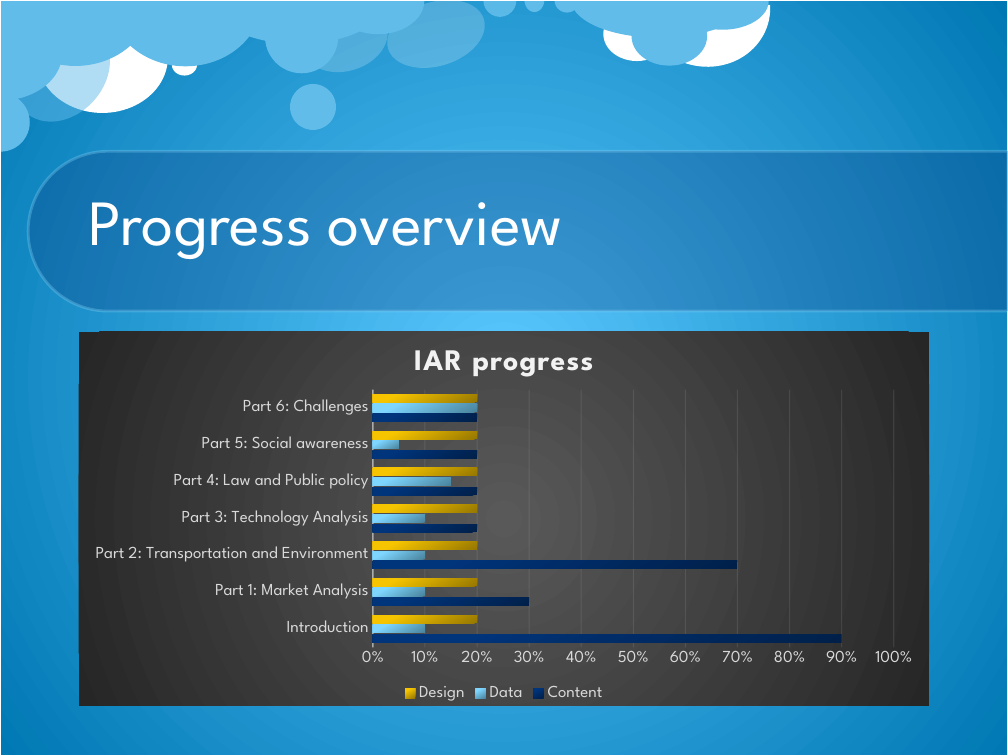
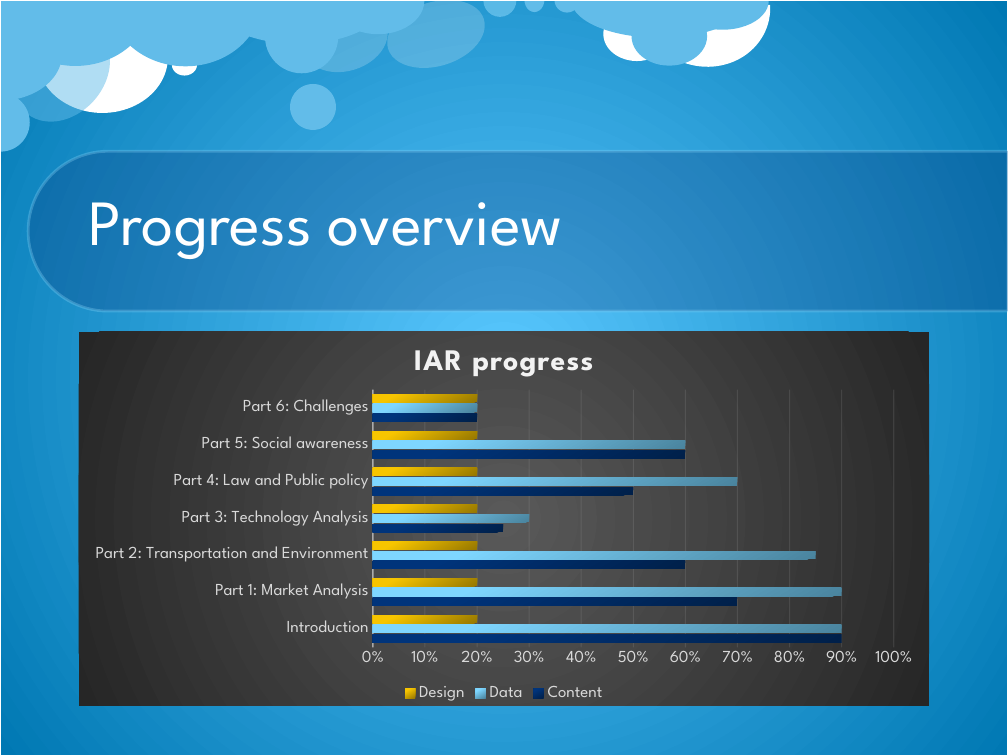
Before and after one commit to Massine/MyChe, a slide deck: slide 3 of Presentations/Presentation3_Progress.pptx. Drawn at 1008x756 pixels with LibreOffice and Linux fonts; fonts in the diff are those of the drawing; background and template pictures are left out. Boxes give left, top, right and bottom in pixels: in the first picture for what was removed or moved away, otherwise in the second. Text is boxed around its words. In the diff, an @@ line names an element or a change of style, - is before the commit and + after.

```diff
--- a/Presentations/Presentation3_Progress.pptx
+++ b/Presentations/Presentation3_Progress.pptx
@@ bar chart at [79, 332, 929, 706] @@
-Content: 0.9, 0.3, 0.7, 0.2, 0.2, 0.2, 0.2
+Content: 0.9, 0.7, 0.6, 0.25, 0.5, 0.6, 0.2
-Data: 0.1, 0.1, 0.1, 0.1, 0.15, 0.05, 0.2
+Data: 0.9, 0.9, 0.85, 0.3, 0.7, 0.6, 0.2
```
Also in this commit, not shown: 1 other slide changed, 6 slides added.
